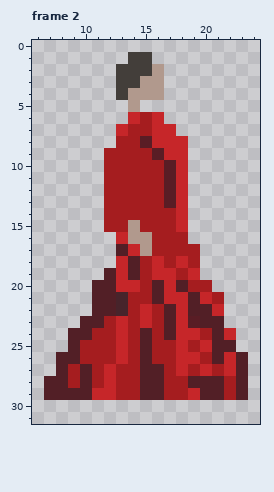
Two states of a pixel-art file, Assets/Sprites/lady_rope_idle.ase. The picture above is the old version.
32x32 pixels, 2 frames. Colours within 5 levels of each other are drawn and written as one. Shown: frame 2: x 6..24, y 0..31. The old version is drawn lined up with the new one. The commit also changed other frames, which this record leaves out.
Once edited:
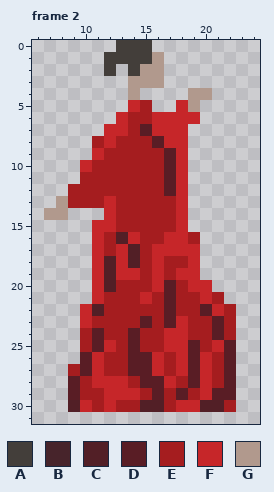
Palette (. is transparent): A #433e3a  B #47242b  C #521f26  D #591d25  E #a51d1f  F #c62629  G #b1998d
Difference:
whole drawing moved by +0,-2 (the old picture is shown already moved)
Changed rows in their new state; - is an unchanged pixel.
Frame 2:
first column x 7:
 0 ------AAA--------
 1 -----AA--G-------
 2 -----A.-G--------
 3 ------.G---------
 4 ------.-..--GG---
 5 -------FE--FG----
 6 ------FE--FFF----
 7 -----F--D--F-----
 8 ----EF--ED-------
 9 ----F----ED------
10 ---FE------------
11 ---EE------------
12 --EEE------------
13 -GEEEF----E------
14 GG---F-----------
15 ----FF-E---------
16 ----FECFE-FFE----
17 ----FEFCEFFFF----
18 ----FC-----EF----
19 ----F--F--EF-----
20 ----F-EE-FDEFF---
21 ----FEE-FEDEE----
22 ---F-EE-E-DEED-E-
23 ---FE-E-D-D-EEDE-
24 --.ED-EDE-F-E-DE-
25 --.-DFEDE-F-DEFD-
26 -..DF-EDDF--DFED.
27 -.-DFE-DDF--D--D.
28 ..DEF-F-DDF-DFED.
29 ..DEE-FFED-DEFDD.
30 --CFEFEECCEFFCCE-
Changed places in both pictures, as pixel boxes (x1, y1, x2, y2):
changed: (44, 40, 248, 412)
